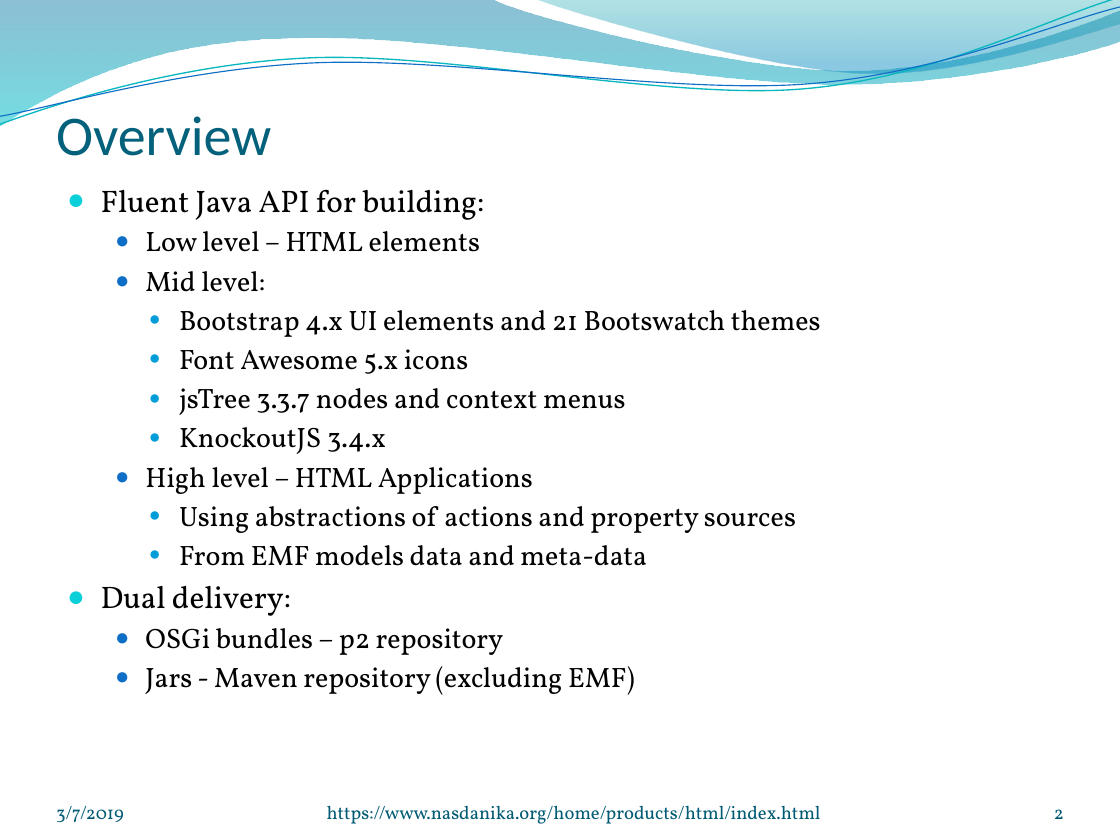
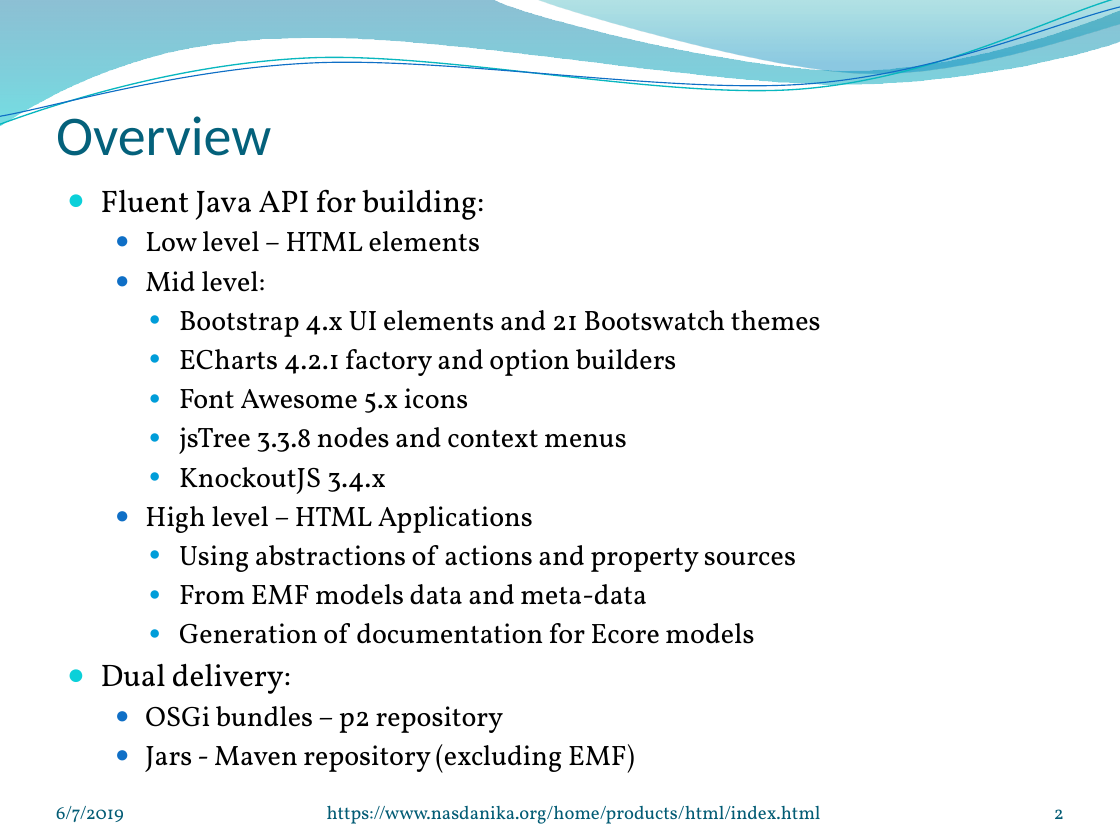
Before and after one commit to Nasdanika/html, a slide deck: slide 2 of repository/src/site/resources/Nasdanika-HTML.pptx. Drawn at 1120x840 pixels with LibreOffice and Linux fonts; fonts in the diff are those of the drawing; background and template pictures are left out. Boxes give left, top, right and bottom in pixels: in the first picture for what was removed or moved away, otherwise in the second. Text is boxed around its words. In the diff, an @@ line names an element or a change of style, - is before the commit and + after.

Commit message:
Documentation updates.

```diff
--- a/repository/src/site/resources/Nasdanika-HTML.pptx
+++ b/repository/src/site/resources/Nasdanika-HTML.pptx
@@ text at box(179, 349, 677, 376): paragraph added @@
+    ● ECharts 4.2.1 factory and option builders
@@ text at box(179, 427, 627, 454): text changed @@
-    ● jsTree 3.3.7 nodes and context menus
+    ● jsTree 3.3.8 nodes and context menus
@@ text at box(179, 623, 754, 644): paragraph added @@
+    ● Generation of documentation for Ecore models
@@ text at box(56, 806, 124, 822): text changed @@
-3/7/2019
+6/7/2019
```
Also in this commit, not shown: 9 other slides changed, 2 slides added, 5 other files.
